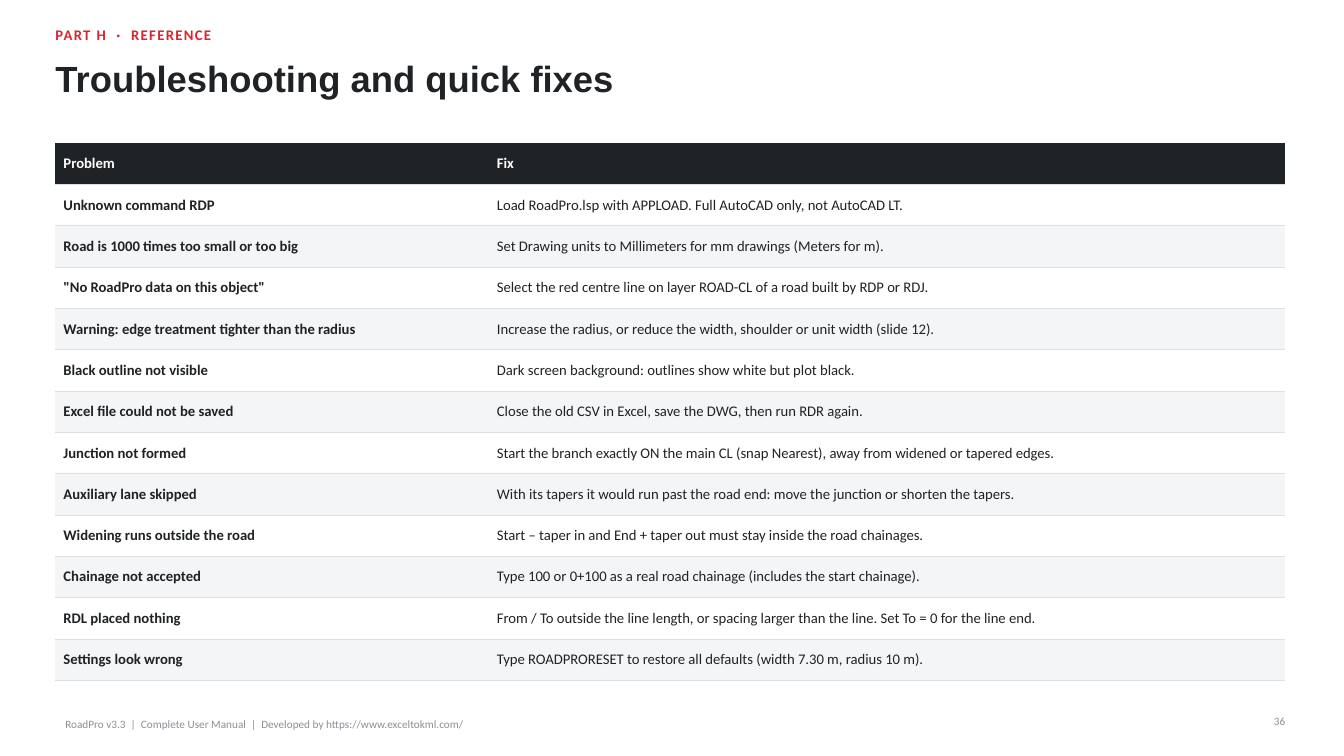
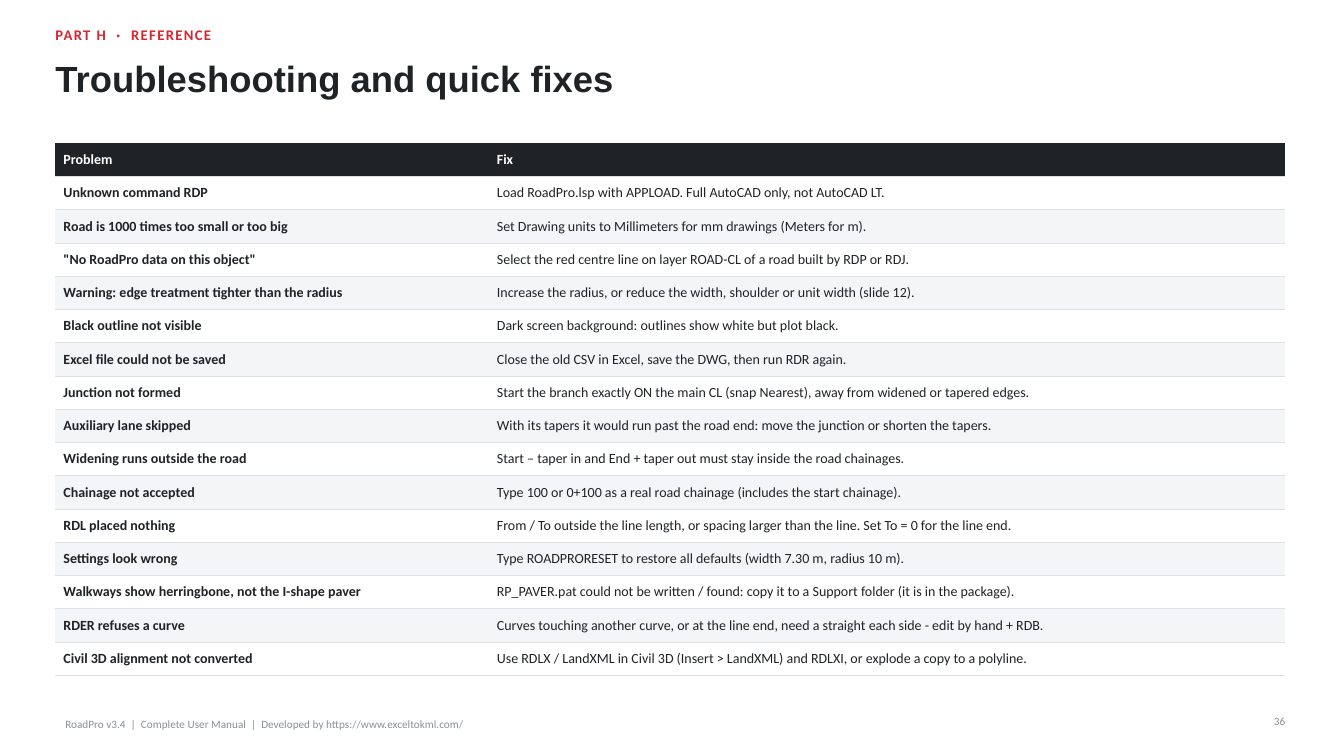
Before and after one commit to Asjad-Mehmood/KML-WEBSITE-, a slide deck: slide 36 of public/roadpro/RoadPro_User_Guide.pptx. Drawn at 1344x756 pixels with LibreOffice and Linux fonts; fonts in the diff are those of the drawing. Boxes give left, top, right and bottom in pixels: in the first picture for what was removed or moved away, otherwise in the second. Text is boxed around its words. In the diff, an @@ line names an element or a change of style, - is before the commit and + after.

```diff
--- a/public/roadpro/RoadPro_User_Guide.pptx
+++ b/public/roadpro/RoadPro_User_Guide.pptx
@@ table at (55,143,1286,670) @@
+row 14: Walkways show herringbone, not the I-shape paver | RP_PAVER.pat could not be written / found: copy it to a Support folder (it is in the package).
+row 15: RDER refuses a curve | Curves touching another curve, or at the line end, need a straight each side - edit by hand + RDB.
+row 16: Civil 3D alignment not converted | Use RDLX / LandXML in Civil 3D (Insert > LandXML) and RDLXI, or explode a copy to a polyline.
@@ text at (65,720,463,730): text changed @@
-RoadPro v3.3 | Complete User Manual | Developed by https://www.exceltokml.com/
+RoadPro v3.4 | Complete User Manual | Developed by https://www.exceltokml.com/
```
Also in this commit, not shown: 36 other slides changed, 10 slides added, 1 slide removed, 22 other files.
